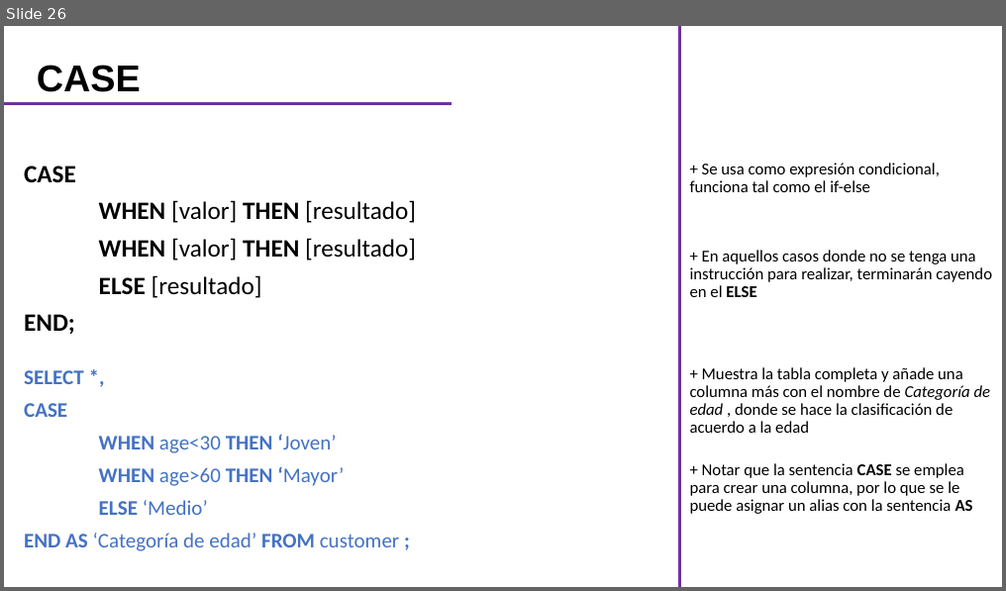
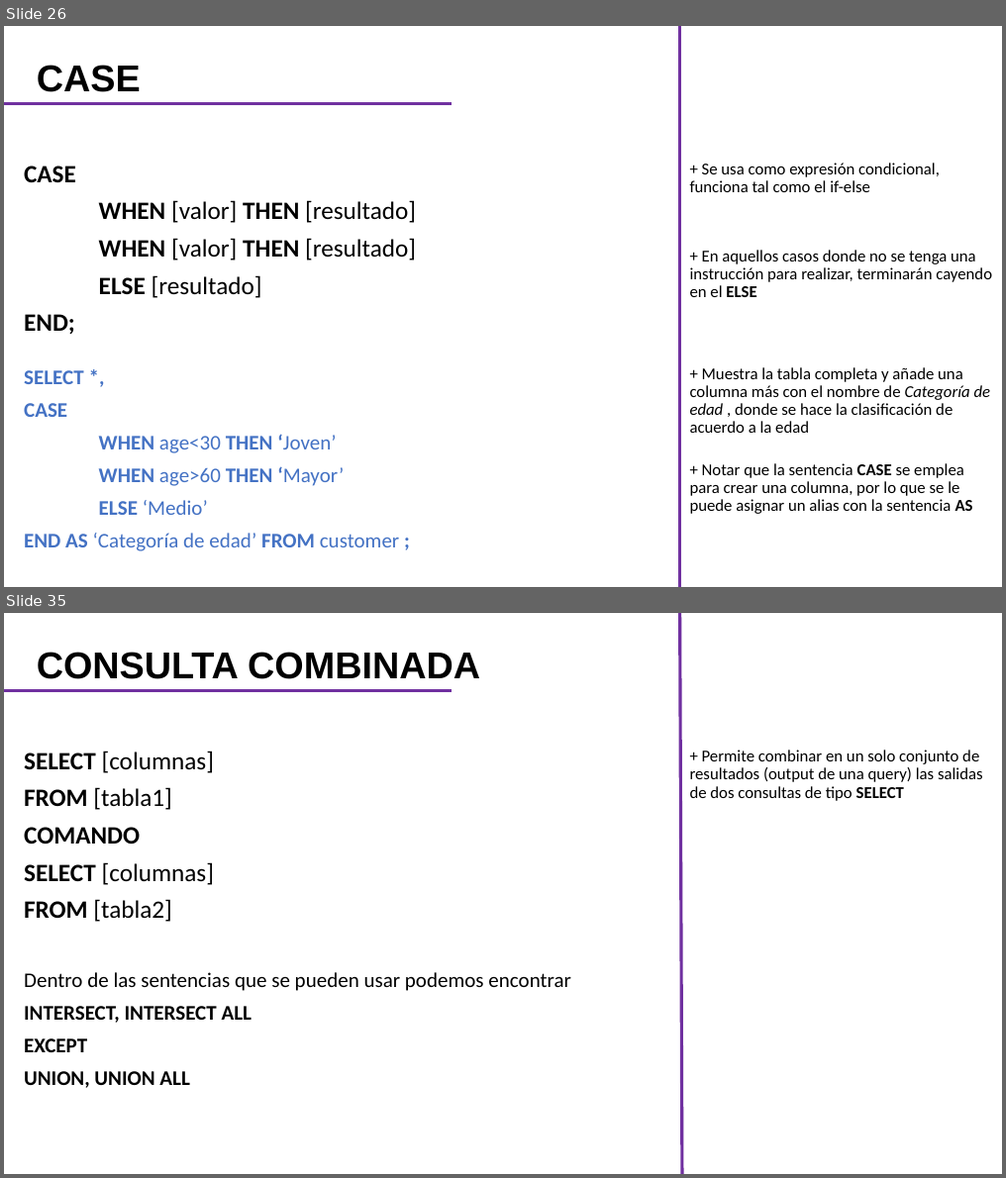
Before and after one commit to CarlosCamposs/Curso-AABD_SQL, a slide deck: Curso AABD-SQL (Notas).pptx. Shown one above the other, each under a label of ours: slide 26 before the commit, slides 26 and 35 after it; the slides between them are not shown. The pictures are 1006x591 and 1006x1178 pixels, drawn with LibreOffice and Linux fonts; fonts in the diff are those of the drawing. Boxes give left, top, right and bottom in pixels: in the first picture for what was removed or moved away, otherwise in the second. Text is boxed around its words. In the diff, an @@ line names an element or a change of style, - is before the commit and + after.

```diff
--- a/Curso AABD-SQL (Notas).pptx
+++ b/Curso AABD-SQL (Notas).pptx
@@ slide 35 added at <box>4,613,1002,1174</box>, background #FFFFFF @@
@@ line added from (682, 1174) to (680, 613), #7030A0 3 pt @@
@@ title added at <box>37,652,480,679</box>, 36 pt, text #000000, bold @@
+CONSULTA COMBINADA
@@ line added from (4, 691) to (451, 691), #7030A0 3 pt @@
@@ subtitle added at <box>24,751,214,922</box>, 24 pt, text #000000 @@
+SELECT [columnas]
+FROM [tabla1]
+COMANDO
+SELECT [columnas]
+FROM [tabla2]
@@ text added at <box>690,750,983,801</box>, 16 pt, text #000000 @@
++ Permite combinar en un solo conjunto de resultados (output de una query) las salidas de dos consultas de tipo SELECT
@@ text added at <box>24,972,571,1088</box>, 20 pt, text #000000 @@
+Dentro de las sentencias que se pueden usar podemos encontrar
+INTERSECT, INTERSECT ALL
+EXCEPT
+UNION, UNION ALL
```
Also in this commit, not shown: 2 slides changed, 10 other slides added.
